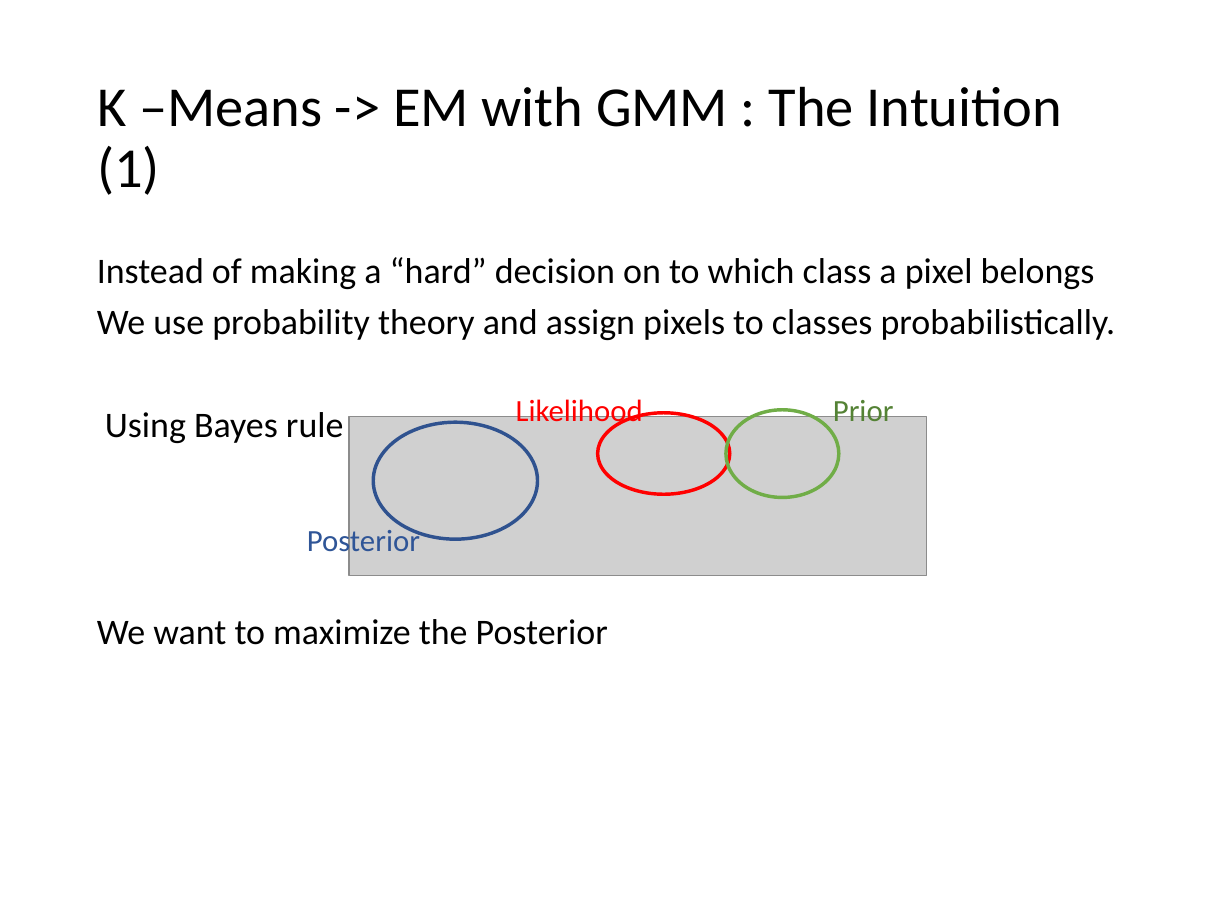
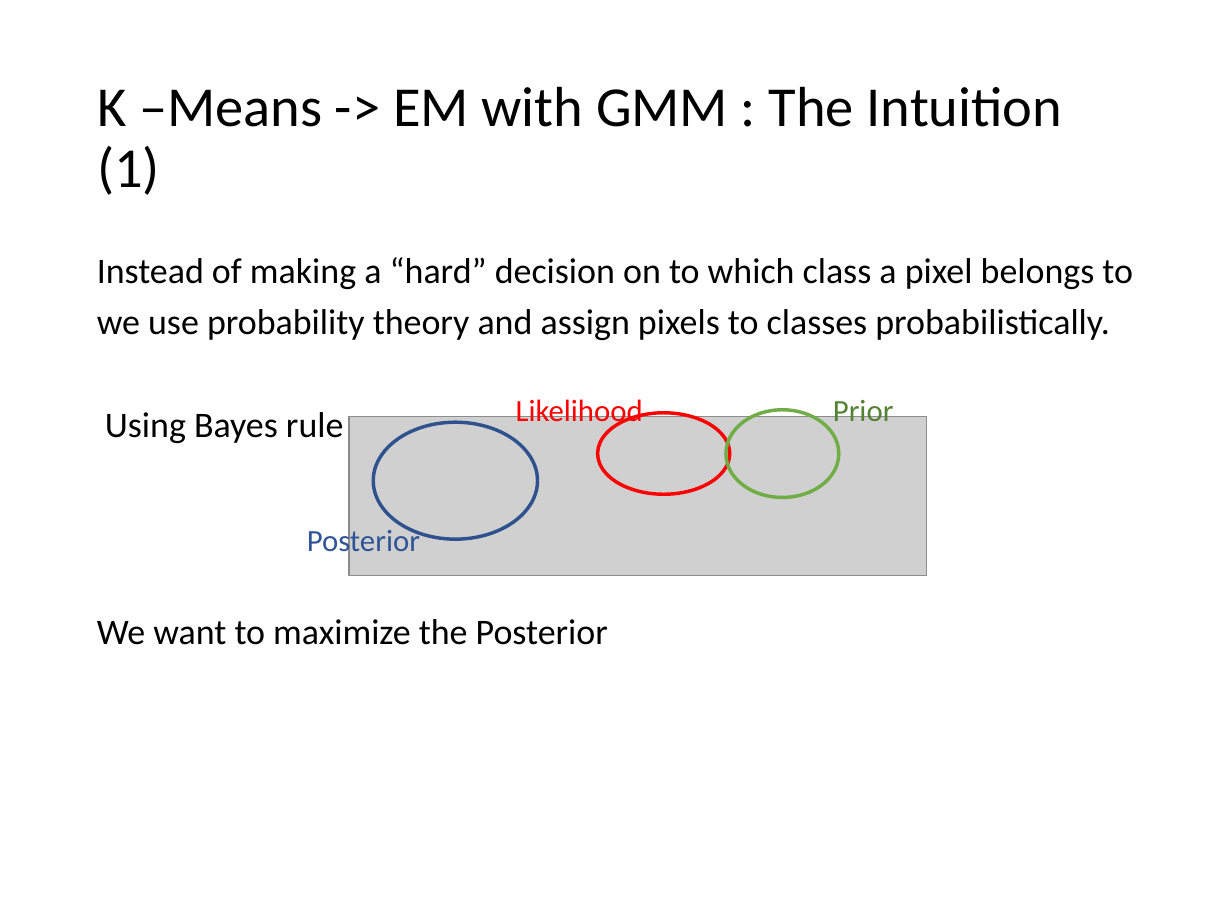
Before and after one commit to cmsc426spring2019/cmsc426spring2019.github.io, a slide deck: slide 21 of lectures/week_2/EM.ppt (slide 15 before the commit). Drawn at 1232x924 pixels with LibreOffice and Linux fonts; fonts in the diff are those of the drawing; grey boxes stand for pictures. Boxes give left, top, right and bottom in pixels: in the first picture for what was removed or moved away, otherwise in the second. Text is boxed around its words. In the diff, an @@ line names an element or a change of style, - is before the commit and + after.

```diff
--- a/lectures/week_2/EM.ppt
+++ b/lectures/week_2/EM.ppt
@@ text at bbox=[97, 257, 1133, 340]: text changed @@
-Instead of making a “hard” decision on to which class a pixel belongs
-We use probability theory and assign pixels to classes probabilistically.
+Instead of making a “hard” decision on to which class a pixel belongs to
+we use probability theory and assign pixels to classes probabilistically.
```
Also in this commit, not shown: 2 other slides changed, 7 slides added, 1 slide removed.
